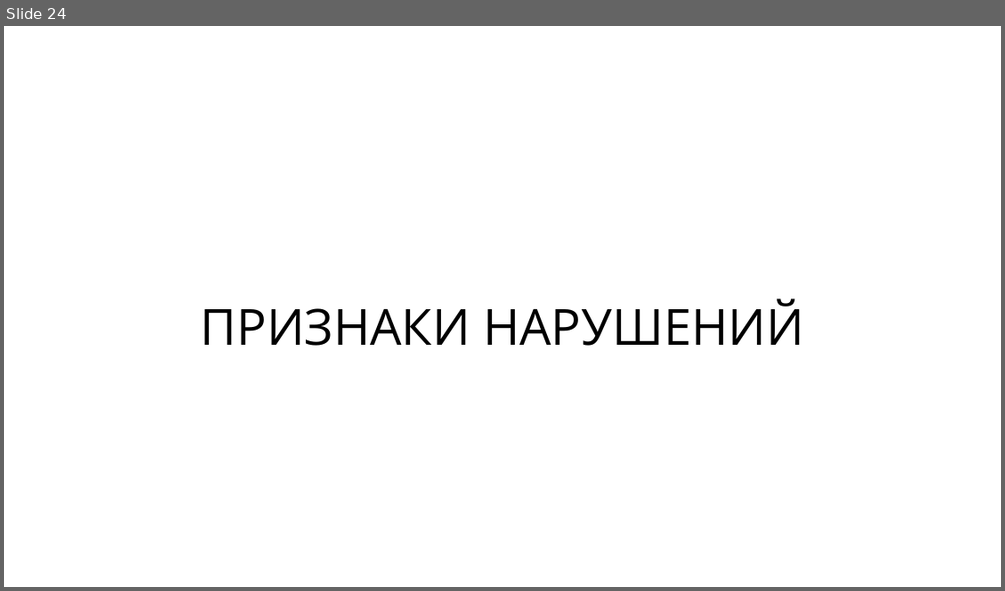
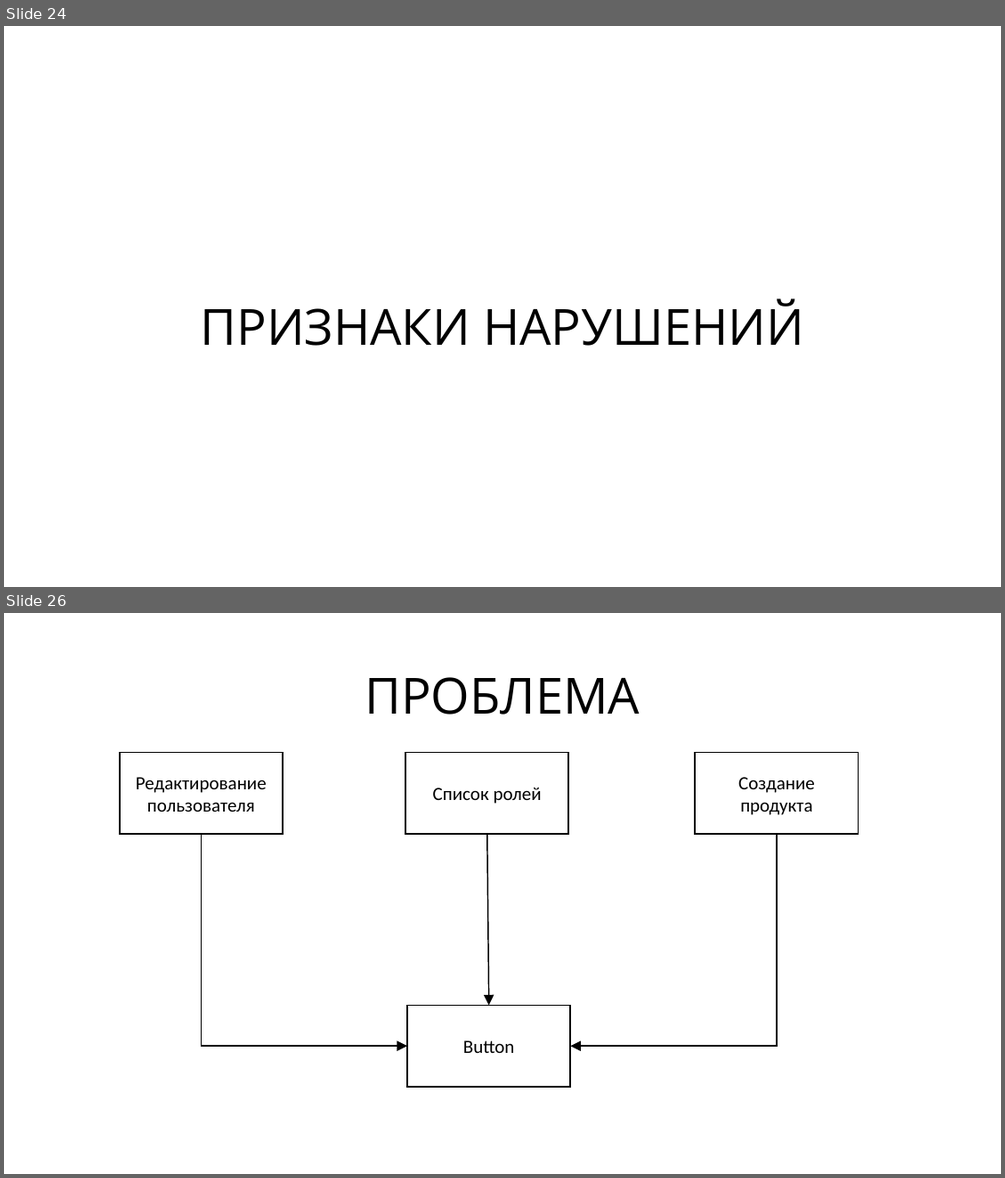
Before and after one commit to rkhaimov/brain-gym, a slide deck: Презентация.pptx. Shown one above the other, each under a label of ours: slide 24 before the commit, slides 24 and 26 after it; the slides between them are not shown. The pictures are 1005x591 and 1005x1178 pixels, drawn with LibreOffice and Linux fonts; fonts in the diff are those of the drawing. Boxes give left, top, right and bottom in pixels: in the first picture for what was removed or moved away, otherwise in the second. Text is boxed around its words. In the diff, an @@ line names an element or a change of style, - is before the commit and + after.

Commit message:
Add slides

```diff
--- a/Презентация.pptx
+++ b/Презентация.pptx
@@ slide 26 added at (x1=4, y1=613, x2=1001, y2=1174), background #FFFFFF @@
@@ text added at (x1=364, y1=677, x2=639, y2=714), 48 pt, text #000000 @@
+ПРОБЛЕМА
@@ rectangle added at (x1=120, y1=752, x2=283, y2=834), fill #FFFFFF, outline #000000 1.5 pt, 18 pt, text #000000 @@
+Редактирование пользователя
@@ rectangle added at (x1=405, y1=752, x2=568, y2=834), fill #FFFFFF, outline #000000 1.5 pt, 18 pt, text #000000 @@
+Список ролей
@@ rectangle added at (x1=695, y1=752, x2=858, y2=834), fill #FFFFFF, outline #000000 1.5 pt, 18 pt, text #000000 @@
+Создание продукта
@@ elbow arrow added from (202, 834) to (407, 1046), #000000 1.25 pt @@
@@ arrow added from (487, 834) to (488, 1005), #000000 1.25 pt @@
@@ elbow arrow added from (777, 834) to (571, 1046), #000000 1.25 pt @@
@@ rectangle added at (x1=407, y1=1005, x2=570, y2=1086), fill #FFFFFF, outline #000000 1.5 pt, 18 pt, text #000000 @@
+Button
```
Also in this commit, not shown: 28 other slides added.
